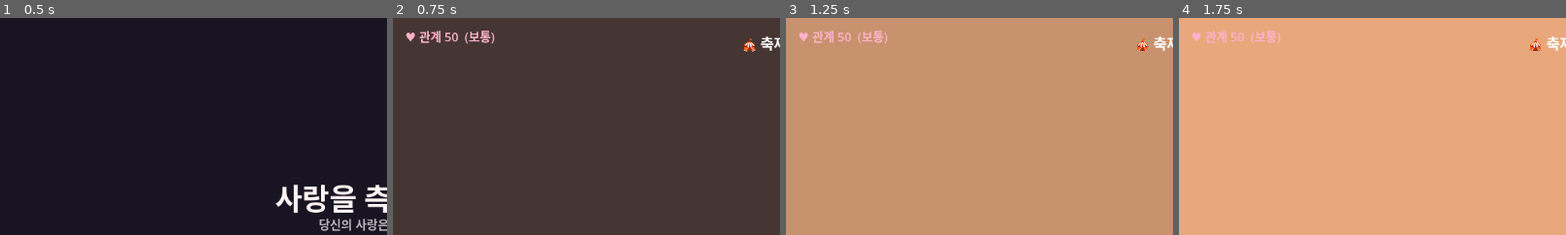
Above: before the commit, frames 1-4 (left to right).
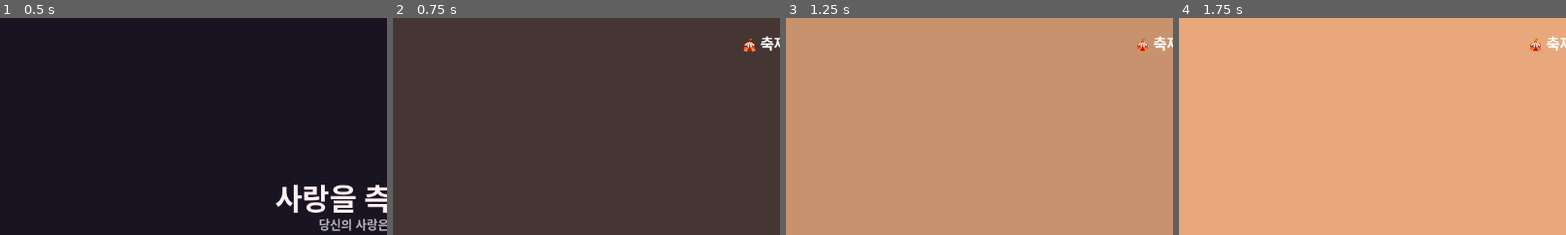
Above: after the commit, the same moments.

Repository: yellyB/game-65percnt
Game: Godot game, scene res://scenes/Main.tscn
Same seed, same stepped clock (60 frames per second), same inputs: the game is played once before the commit and once after it.
Inputs (mouse positions are % of the whole screen's width and height, from its top left):
- Up to frame 1 (0.5 s): no input
- Up to frame 2 (0.75 s): click "▶ 처음부터 시작" at 0.5 s
- Up to frame 3 (1.25 s): no input
- Up to frame 4 (1.75 s): tap Enter (ui_accept) at 1.25, 1.52 s; move the mouse to (72, 45) at 1.27 s; tap Space at 1.35 s; click (72, 45) at 1.42 s
The pictures show only the part of the screen within x 0-50%, y 0-50%; the shares and areas given below are measured in that part.

Frame 1 is identical in both runs. In frame 2, 0.6% of the frame differs, in the area x 3-27%, y 5-13%; in frame 3, 0.5%; in frame 4, 0.5%.

Commit message:
관계 게이지 완전 제거
- 게이지 HUD·선택/미니게임/탐색 가감·GameState 게이지/엔딩판정 삭제
- 선택지는 감정 몰입용(결과 동일). 저장은 플래그만.
- Story의 gauge 필드는 엔진이 무시(inert)

Co-Authored-By: Claude Opus 4.8 (1M context) <noreply@anthropic.com>

Diff:
--- a/godot/scripts/GameState.gd
+++ b/godot/scripts/GameState.gd
@@ -1,19 +1,8 @@
 extends Node
-## 전역 게임 상태 (Autoload)
-## 관계 게이지 · 플래그 · 엔딩 판정을 담당한다.
-## 씬(챕터)이 바뀌어도 유지되며, 탐색/선택의 결과가 여기로 모인다.
+## 전역 게임 상태 (Autoload) — 플래그 + 저장.
+## (관계 게이지/엔딩 분기는 제거됨: 진엔딩 하나, 배드엔딩은 중간 실패 시만.)
 
-signal gauge_changed(value: int)
-
-const GAUGE_START := 50
-
-var gauge: int = GAUGE_START      # 관계 게이지 (0~100)
-var flags: Dictionary = {}        # 임의 플래그 (히든/분기 조건)
-var found_hidden: int = 0         # 발견한 숨은 단서 수 (엔딩 C 조건)
-
-func add_gauge(delta: int) -> void:
-	gauge = clampi(gauge + delta, 0, 100)
-	gauge_changed.emit(gauge)
+var flags: Dictionary = {}        # 임의 플래그 (truth, control_seen 등)
 
 func set_flag(key: String, value := true) -> void:
 	flags[key] = value
@@ -21,35 +10,15 @@
 func has_flag(key: String) -> bool:
 	return flags.get(key, false)
 
-## 엔딩 임계값 (밸런스 — DESIGN.md 참고)
-const ENDING_B_MIN := 50    # 이상이면 B (여지)
-const ENDING_C_MIN := 60    # C 는 게이지 이 이상 + 숨은 단서 전부
-const HIDDEN_TOTAL := 2      # 숨은 고양이 총 2마리
-
-## 마지막에 호출 — 게이지/플래그로 엔딩을 고른다.
-## 숫자(65%)는 미끼이고, 진짜 결말은 여기서 갈린다.
-func compute_ending() -> String:
-	if found_hidden >= HIDDEN_TOTAL and gauge >= ENDING_C_MIN:
-		return "C"          # 히든(완벽): 숨은 단서 전부 + 높은 게이지 = 관찰+다정
-	if gauge >= ENDING_B_MIN:
-		return "B"          # 씁쓸하지만 여지 있음
-	return "A"              # 냉담 — 원작 배드
-
 func reset() -> void:
-	gauge = GAUGE_START
 	flags.clear()
-	found_hidden = 0
-	gauge_changed.emit(gauge)
 
 # ══════════ 저장 / 불러오기 ══════════
 const SAVE_PATH := "user://save.json"
 
 ## beat_index = 다시 시작할 스토리 지점
 func save_game(beat_index: int) -> void:
-	var d := {
-		"beat": beat_index, "gauge": gauge, "flags": flags,
-		"found_hidden": found_hidden, "lang": Loc.lang,
-	}
+	var d := {"beat": beat_index, "flags": flags, "lang": Loc.lang}
 	var f := FileAccess.open(SAVE_PATH, FileAccess.WRITE)
 	if f:
 		f.store_string(JSON.stringify(d))
@@ -58,7 +27,6 @@
 func has_save() -> bool:
 	return FileAccess.file_exists(SAVE_PATH)
 
-## 저장된 상태를 복원하고 저장 데이터를 반환(없으면 {}). beat 지점은 호출측이 사용.
 func load_game() -> Dictionary:
 	if not has_save():
 		return {}
@@ -70,10 +38,7 @@
 	var parsed = JSON.parse_string(txt)
 	if typeof(parsed) != TYPE_DICTIONARY:
 		return {}
-	gauge = int(parsed.get("gauge", GAUGE_START))
 	flags = parsed.get("flags", {})
-	found_hidden = int(parsed.get("found_hidden", 0))
-	gauge_changed.emit(gauge)
 	return parsed
 
 func clear_save() -> void:
--- a/godot/scripts/Interactable.gd
+++ b/godot/scripts/Interactable.gd
@@ -111,18 +111,12 @@
 func _on_choice(index: int) -> void:
 	var c: Dictionary = choices[index]
 	Dialogue.say(display_name, c.get("lines", []))
-	if c.has("gauge"):
-		GameState.add_gauge(int(c["gauge"]))
 	_mark_examined()
 
 func _mark_examined() -> void:
 	if examined:
 		return
 	examined = true
-	if gauge_delta != 0:
-		GameState.add_gauge(gauge_delta)
-	if is_hidden_bonus:
-		GameState.found_hidden += 1
 	_rect.modulate.a = 1.0
 	_rect.color = Color(0.32, 0.32, 0.4)   # 조사 완료 → 어둡게
 	_label.modulate = Color(1, 1, 1, 0.25)
--- a/godot/scripts/Main.gd
+++ b/godot/scripts/Main.gd
@@ -25,7 +25,6 @@
 var _goal: Label
 var _artcue: Label
 var _toast: Label
-var _gauge_label: Label
 var _clue_label: Label
 var _title_layer: CanvasLayer
 var _score_layer: CanvasLayer
@@ -95,8 +94,6 @@
 	_build_score_layer()
 	_build_pause()
 	GameState.reset()
-	GameState.gauge_changed.connect(_on_gauge)
-	_gauge_label.visible = false
 	_story = load("res://scripts/Story.gd").beats()
 	_advance()   # 첫 beat = 타이틀
 
@@ -145,8 +142,6 @@
 
 func _on_choice_picked(options: Array, idx: int) -> void:
 	var o: Dictionary = options[idx]
-	if o.has("gauge"):
-		GameState.add_gauge(int(o["gauge"]))
 	_autosave()   # 체크포인트: 선택 직후
 	if o.has("reply"):
 		Dialogue.say("", Loc.t(o["reply"]), _advance, SPEAKERS["narrator"]["color"])
@@ -412,9 +407,6 @@
 	if _mg_layer:
 		_mg_layer.queue_free()
 		_mg_layer = null
-	var g := int(b.get("success_gauge", 0)) if win else int(b.get("fail_gauge", 0))
-	if g != 0:
-		GameState.add_gauge(g)
 	if b.has("flag"):
 		GameState.set_flag(String(b["flag"]), win)
 	Audio.play("win" if win else "lose")
@@ -712,9 +704,6 @@
 	if _mg_layer:
 		_mg_layer.queue_free()
 		_mg_layer = null
-	var g := int(b.get("success_gauge", 0)) if success else int(b.get("fail_gauge", 0))
-	if g != 0:
-		GameState.add_gauge(g)
 	if b.has("flag"):
 		GameState.set_flag(String(b["flag"]), success)
 	Audio.play("win" if success else "lose")
@@ -830,7 +819,6 @@
 func _start_from(index: int) -> void:
 	_title_layer.visible = false
 	_started = true
-	_gauge_label.visible = true
 	_i = index
 	_advance()
 
@@ -1078,7 +1066,6 @@
 	_artcue.text = ""
 	_desc.text = String(Loc.t("ui_the_end"))
 	_desc.modulate.a = 1.0
-	_gauge_label.visible = false
 
 # ══════════ 빌드 ══════════
 func _build_scene() -> void:
@@ -1122,9 +1109,6 @@
 	_goal = _mk_label(hud, "", 16, Color(1, 0.9, 0.7))
 	_anchor_top_center(_goal, 54)
 	_goal.visible = false
-
-	_gauge_label = _mk_label(hud, "", 18, Color(1, 0.7, 0.8))
-	_gauge_label.position = Vector2(18, 14)
 
 	_clue_label = _mk_label(hud, "", 16, Color(1, 1, 1, 0.8))
 	_clue_label.anchor_left = 1.0; _clue_label.anchor_right = 1.0
@@ -1210,7 +1194,3 @@
 	l.mouse_filter = Control.MOUSE_FILTER_IGNORE
 	parent.add_child(l)
 	return l
-
-func _on_gauge(value: int) -> void:
-	var mood_key := "mood_cold" if value < 40 else ("mood_normal" if value < 60 else "mood_warm")
-	_gauge_label.text = "♥ %s %d  (%s)" % [Loc.t("ui_relation"), value, Loc.t(mood_key)]
